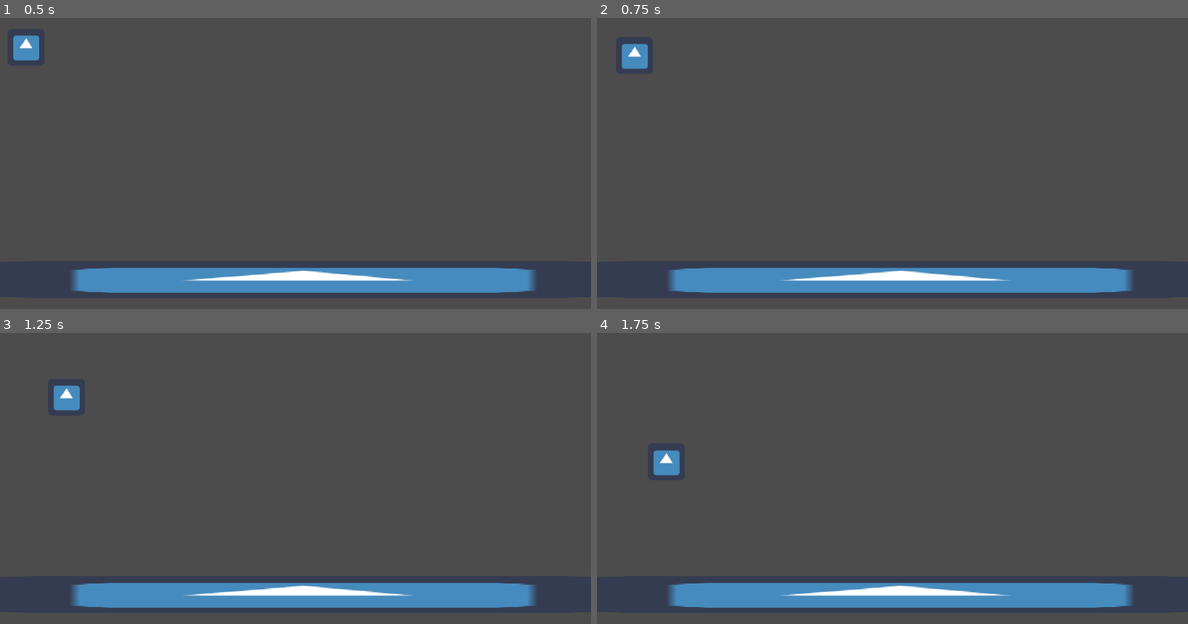
Above: before the commit, frames 1-4 (two rows, left to right).
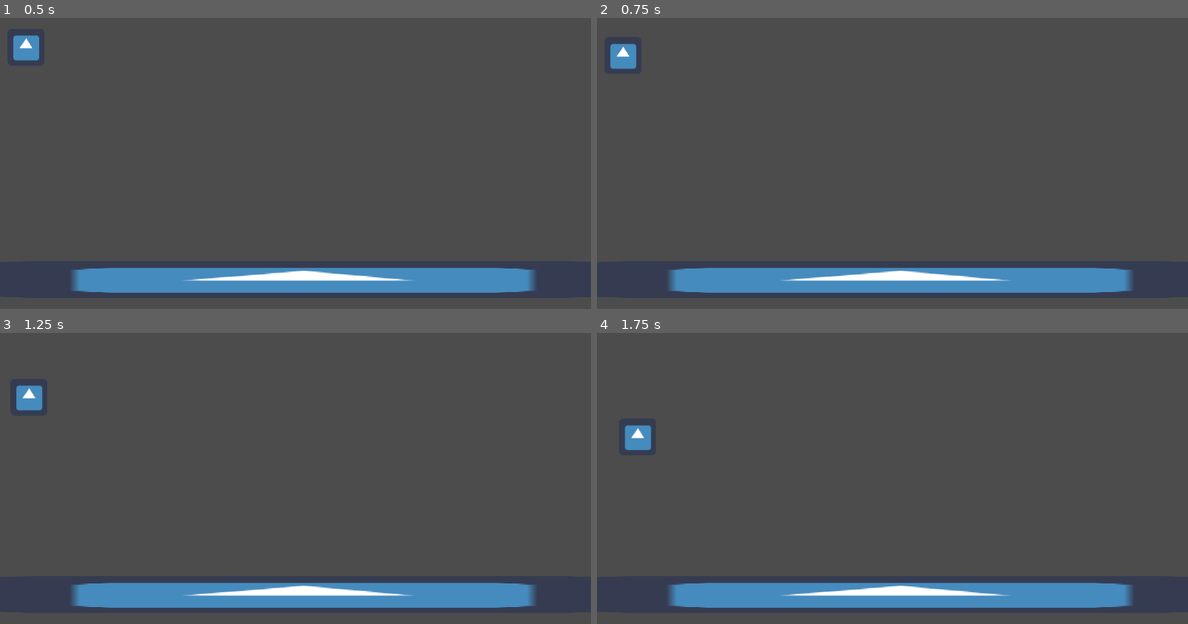
Above: after the commit, the same moments.

Repository: Tuocs/test
Game: Godot game, scene res://Node2D.tscn
Two runs of this game, one before a commit and one after it. Both use one fixed random seed, a clock stepped at 60 frames per second and the inputs below. The engine's default icon, where the game draws it, is replaced by a stand-in: a white triangle on a blue panel in a dark square.
Inputs:
- Up to frame 1 (0.5 s): no input
- Up to frame 2 (0.75 s): hold Right (ui_right) from 0.53 s (still down)
- Up to frame 3 (1.25 s): keep holding Right (ui_right)
- Up to frame 4 (1.75 s): release Right (ui_right) at 1.28 s; hold Down (ui_down) from 1.28 s (still down)

Frame 1 is identical in both runs. In frame 2, 0.4% of the frame differs, in the area x 2-9%, y 8-18%; in frame 3, 0.8%; in frame 4, 0.8%, in the area x 4-14%, y 31-50%.

Commit message:
side movement

Diff:
--- a/Node2D.tscn
+++ b/Node2D.tscn
@@ -1,7 +1,7 @@
 [gd_scene load_steps=4 format=2]
 
 [ext_resource path="res://icon.png" type="Texture" id=1]
-[ext_resource path="res://MOVE.gd" type="Script" id=2]
+[ext_resource path="res://rigidMove.gd" type="Script" id=2]
 
 [sub_resource type="RectangleShape2D" id=1]
 extents = Vector2( 32.0567, 32 )
--- /dev/null
+++ b/rigidMove.gd
@@ -0,0 +1,26 @@
+extends RigidBody2D
+
+
+# Declare member variables here. Examples:
+# var a = 2
+# var b = "text"
+
+
+# Called when the node enters the scene tree for the first time.
+func _ready():
+	pass # Replace with function body.
+
+
+# Called every frame. 'delta' is the elapsed time since the previous frame.
+func _process(delta):
+	var velocity = Vector2()
+	if Input.is_action_pressed("ui_up"):
+		velocity.y = -1
+	if Input.is_action_pressed("ui_down"):
+		velocity.y = 1
+	if Input.is_action_pressed("ui_left"):
+		velocity.x = -1
+	if Input.is_action_pressed("ui_right"):
+		velocity.x = 1
+
+	add_force(Vector2(),velocity*delta*100)
Not shown: 1 places in Node2D.tscn that only renumber resources
